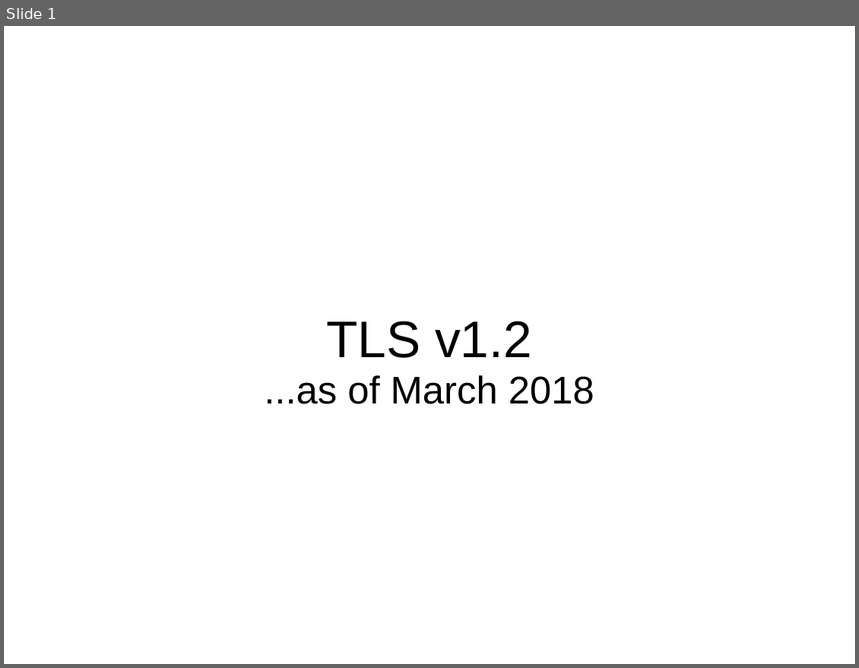
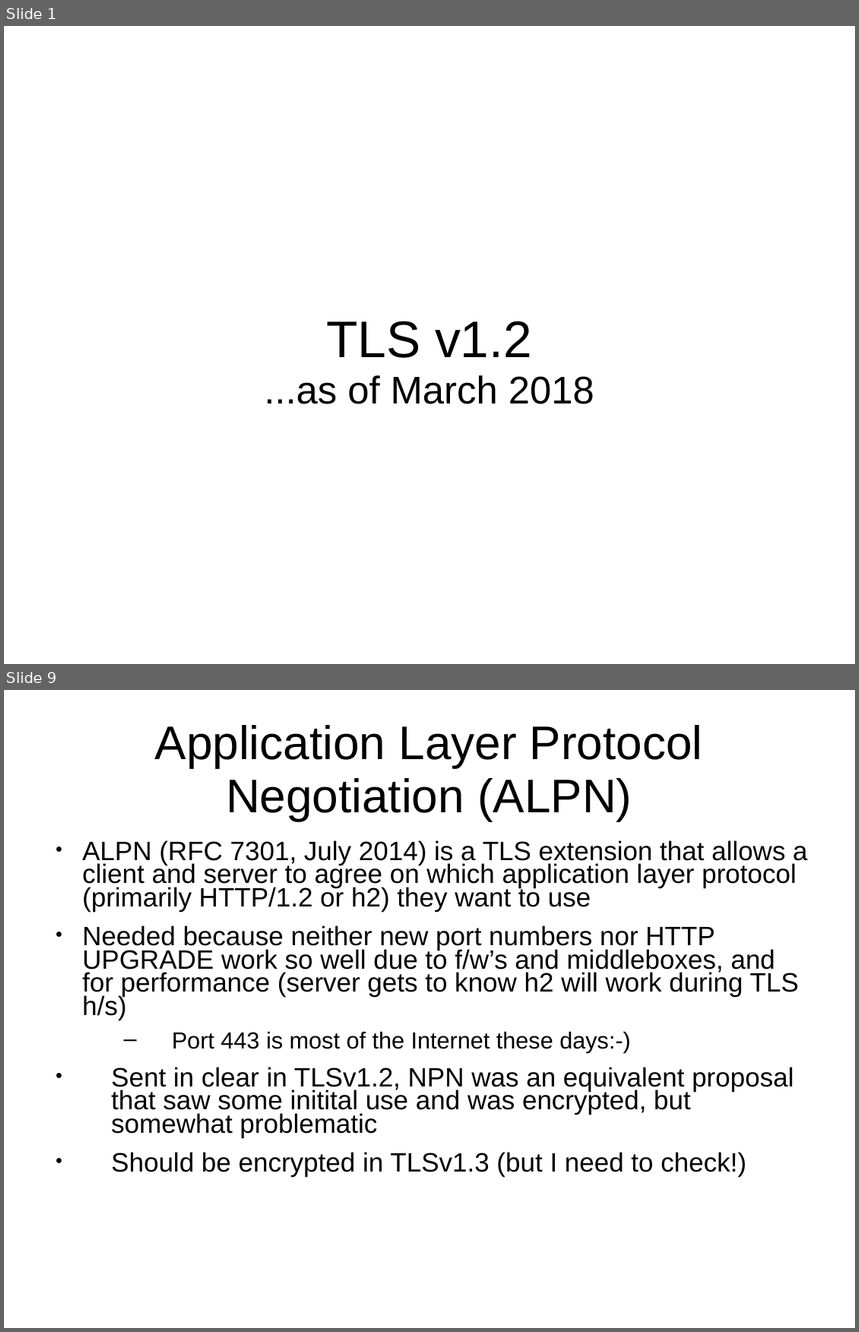
Before and after one commit to sftcd/cs7053, a slide deck: 2016lectures/07-tls-details.ppt. Shown one above the other, each under a label of ours: slide 1 before the commit, slides 1 and 9 after it; the slides between them are not shown. The pictures are 859x668 and 859x1332 pixels, drawn with LibreOffice and Linux fonts; fonts in the diff are those of the drawing. Boxes give left, top, right and bottom in pixels: in the first picture for what was removed or moved away, otherwise in the second. Text is boxed around its words. In the diff, an @@ line names an element or a change of style, - is before the commit and + after.

Commit message:
added alpn

```diff
--- a/2016lectures/07-tls-details.ppt
+++ b/2016lectures/07-tls-details.ppt
@@ slide 9 added at box(4, 690, 855, 1328), background #FFFFFF @@
@@ title added at box(155, 725, 703, 821), 44 pt, text #000000 @@
+Application Layer Protocol Negotiation (ALPN)
@@ text added at box(82, 840, 807, 1177), 24.8 pt, text #000000 @@
+● ALPN (RFC 7301, July 2014) is a TLS extension that allows a client and server to agree on which application layer protocol (primarily HTTP/1.2 or h2) they want to use
+● Needed because neither new port numbers nor HTTP UPGRADE work so well due to f/w’s and middleboxes, and for performance (server gets to know h2 will work during TLS h/s)
+  – Port 443 is most of the Internet these days:-)
+● Sent in clear in TLSv1.2, NPN was an equivalent proposal that saw some initital use and was encrypted, but somewhat problematic
+● Should be encrypted in TLSv1.3 (but I need to check!)
```
Also in this commit, not shown: 1 other file.
